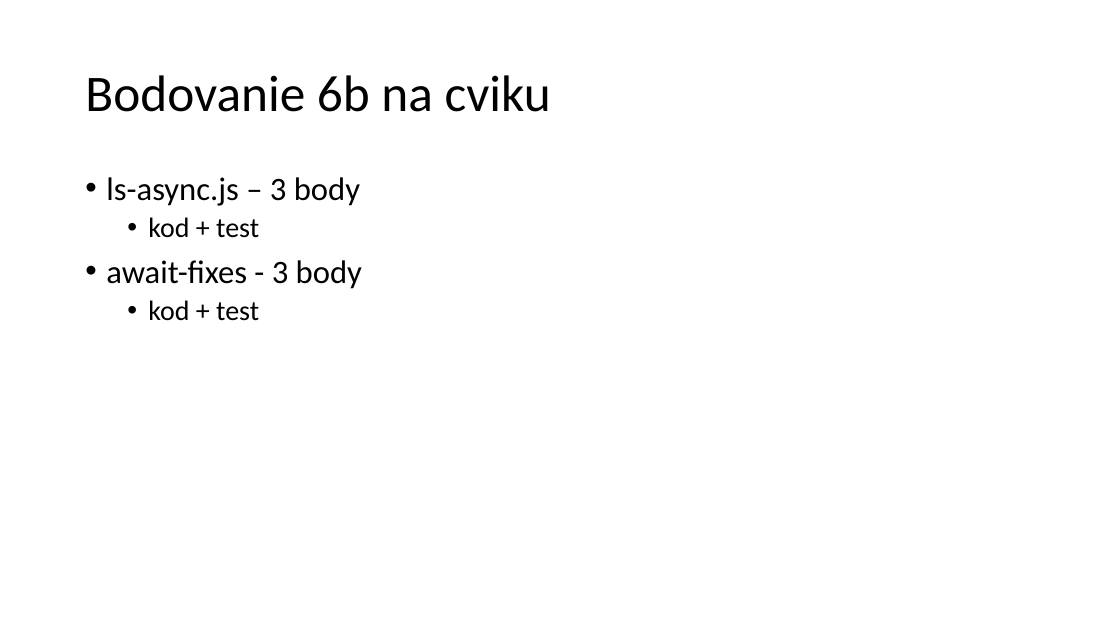
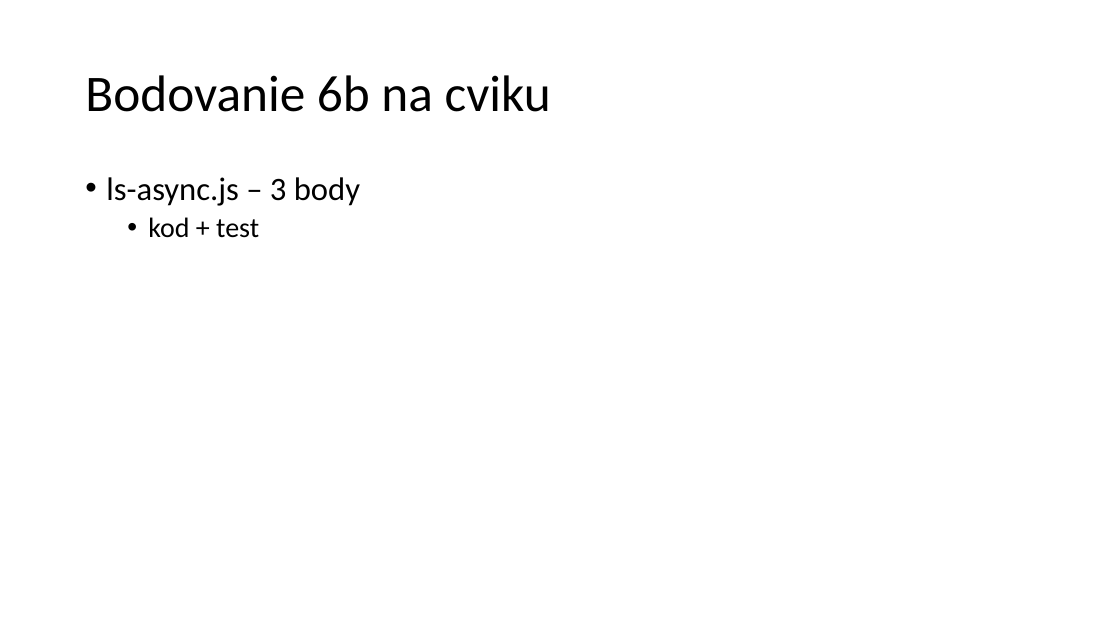
Before and after one commit to ainthek/wawjs, a slide deck: slide 2 of 07-cvicenie/cvicenie07.pptx. Drawn at 1120x630 pixels with LibreOffice and Linux fonts; fonts in the diff are those of the drawing. Boxes give left, top, right and bottom in pixels: in the first picture for what was removed or moved away, otherwise in the second. Text is boxed around its words. In the diff, an @@ line names an element or a change of style, - is before the commit and + after.

Commit message:
opravene bodovanie

```diff
--- a/07-cvicenie/cvicenie07.pptx
+++ b/07-cvicenie/cvicenie07.pptx
@@ text at box(106, 260, 362, 321): paragraphs removed @@
-• await-fixes - 3 body
-  • kod + test
```
